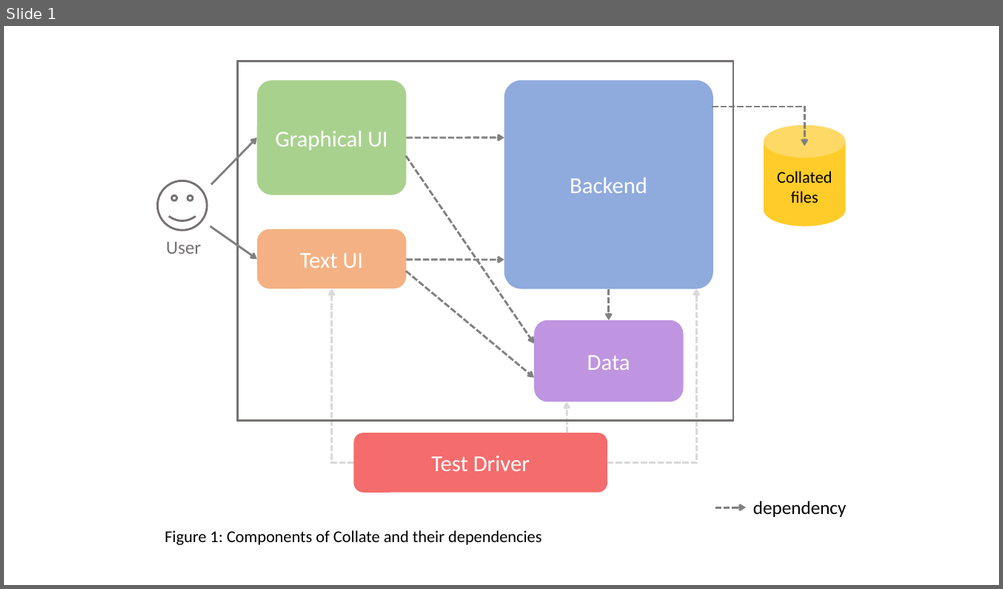
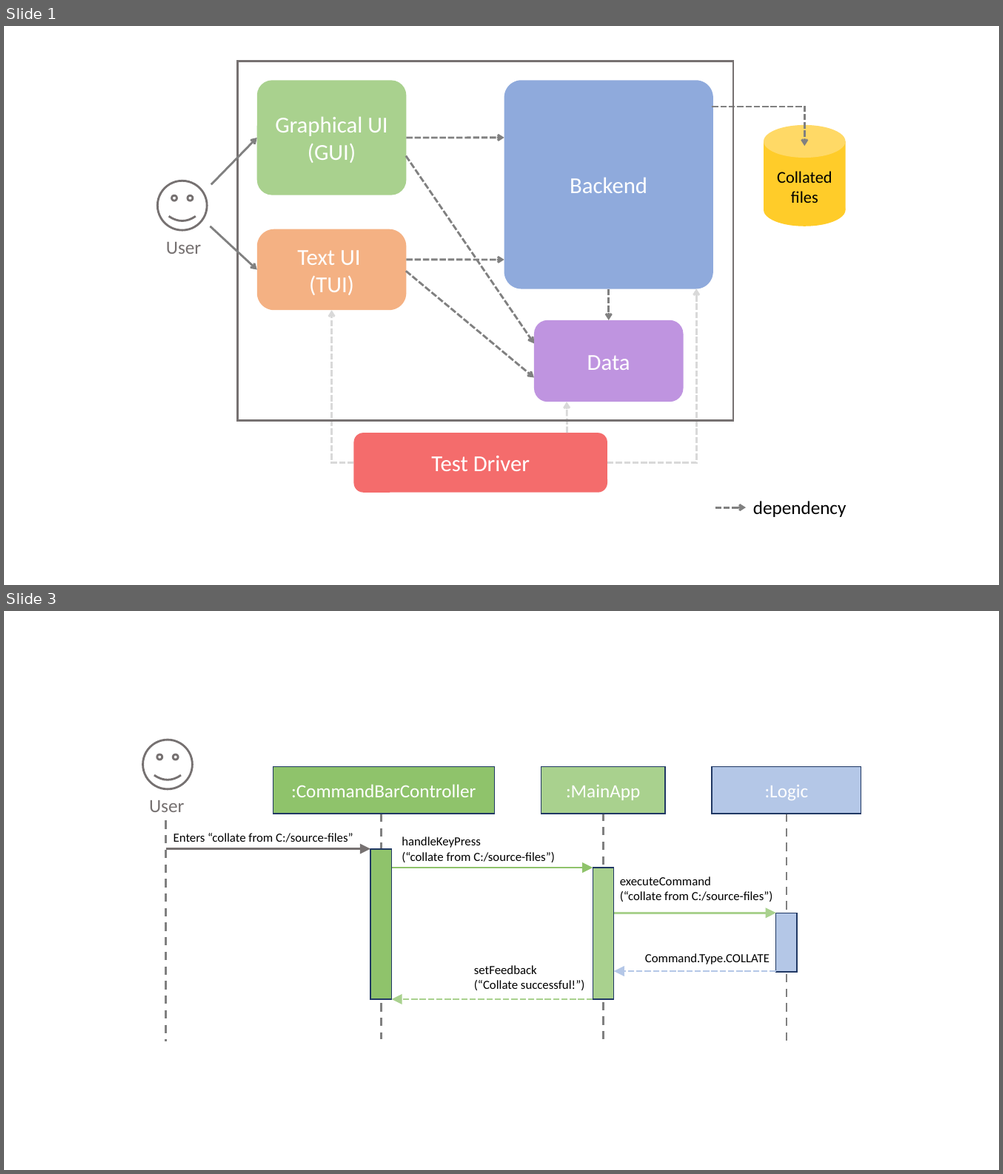
Before and after one commit to se-edu/collate, a slide deck: docs/Diagrams.pptx. Shown one above the other, each under a label of ours: slide 1 before the commit, slides 1 and 3 after it; the slides between them are not shown. The pictures are 1003x589 and 1003x1174 pixels, drawn with LibreOffice and Linux fonts; fonts in the diff are those of the drawing. Boxes give left, top, right and bottom in pixels: in the first picture for what was removed or moved away, otherwise in the second. Text is boxed around its words. In the diff, an @@ line names an element or a change of style, - is before the commit and + after.

```diff
--- a/docs/Diagrams.pptx
+++ b/docs/Diagrams.pptx
@@ slide 3 added at (4,611,999,1170), background #FFFFFF @@
@@ group added at (143,740,861,1042): 6 rectangles, 6 texts, 5 arrows, 4 lines, 1 smiley face @@
+:Logic
+executeCommand
+(“collate from C:/source-files”)
+Command.Type.COLLATE
+:MainApp
+:CommandBarController
+handleKeyPress
+(“collate from C:/source-files”)
+setFeedback
+(“Collate successful!”)
+User
+Enters “collate from C:/source-files”
@@ slide 1 changed as well @@
@@ text in rounded rectangle at (307,144,356,163): paragraph added @@
+(GUI)
@@ arrow moved from (210, 227) - (257, 260) to (210, 227) - (257, 270) @@
@@ rounded rectangle "Text UI": place and size @@
-rounded rectangle "Text UI" at (257,230,406,289)
+rounded rectangle "Text UI" at (257,230,406,311)
@@ text in rounded rectangle at (309,276,354,295): paragraph added @@
+(TUI)
@@ elbow arrow moved from (354, 463) - (332, 289) to (354, 463) - (332, 310) @@
@@ text removed at (165,531,541,545) @@
-Figure 1: Components of Collate and their dependencies
```
Also in this commit, not shown: 5 other slides changed, 2 other files.
